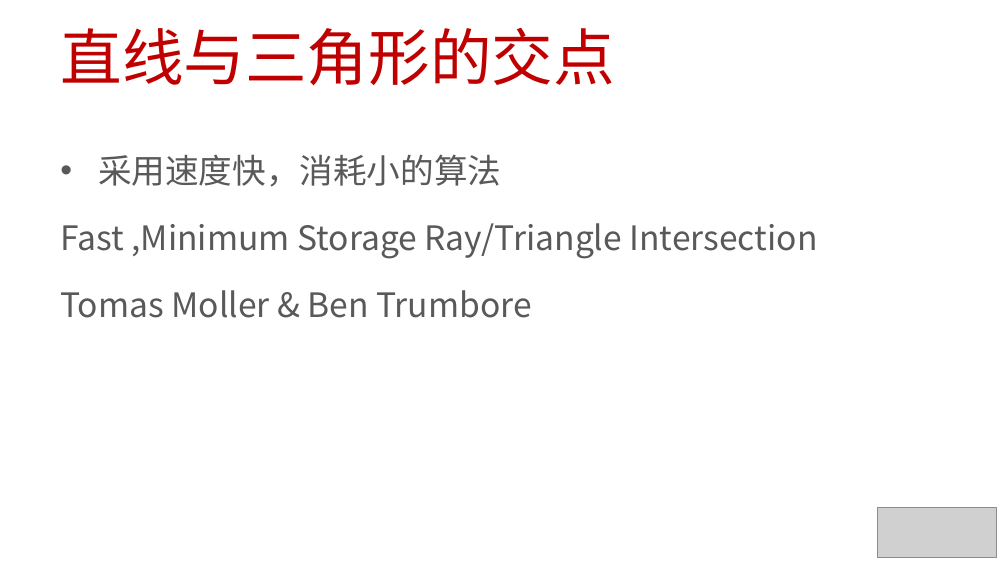
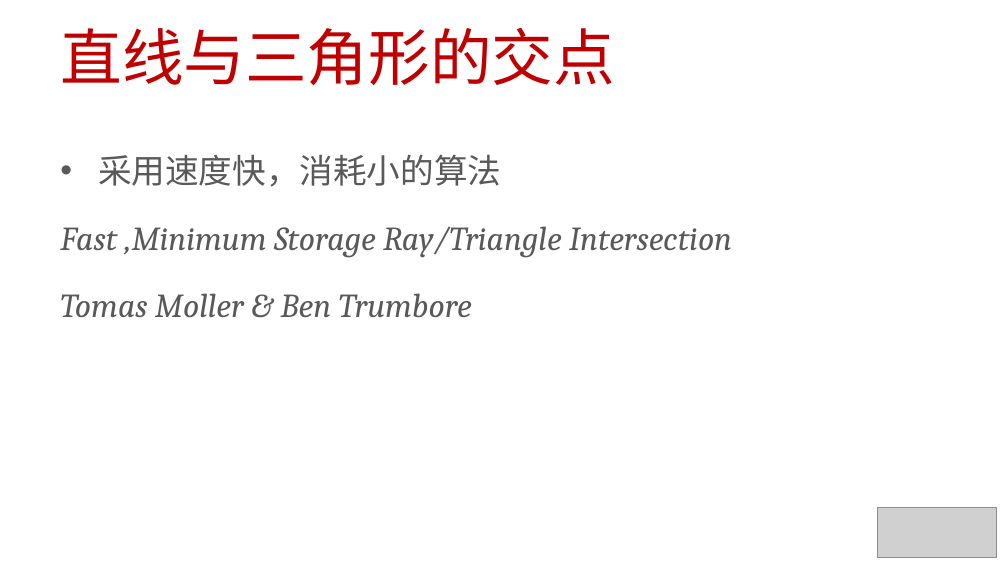
Before and after one commit to 0000duck/ComputerGraphicsBasics, a slide deck: slide 7 of PPT/C++练习直线与三角形的交点.pptx. Drawn at 1008x567 pixels with LibreOffice and Linux fonts; fonts in the diff are those of the drawing; grey boxes stand for pictures. Boxes give left, top, right and bottom in pixels: in the first picture for what was removed or moved away, otherwise in the second. Text is boxed around its words. In the diff, an @@ line names an element or a change of style, - is before the commit and + after.

```diff
--- a/PPT/C++练习直线与三角形的交点.pptx
+++ b/PPT/C++练习直线与三角形的交点.pptx
@@ text at [60,226,732,317]: font Noto Sans CJK SC to Cambria, italic on in "Fast ,Minimum Storage Ray/Triangle Intersection", "Tomas Moller & Ben Trumbore" @@
```
Also in this commit, not shown: 2 other files.
